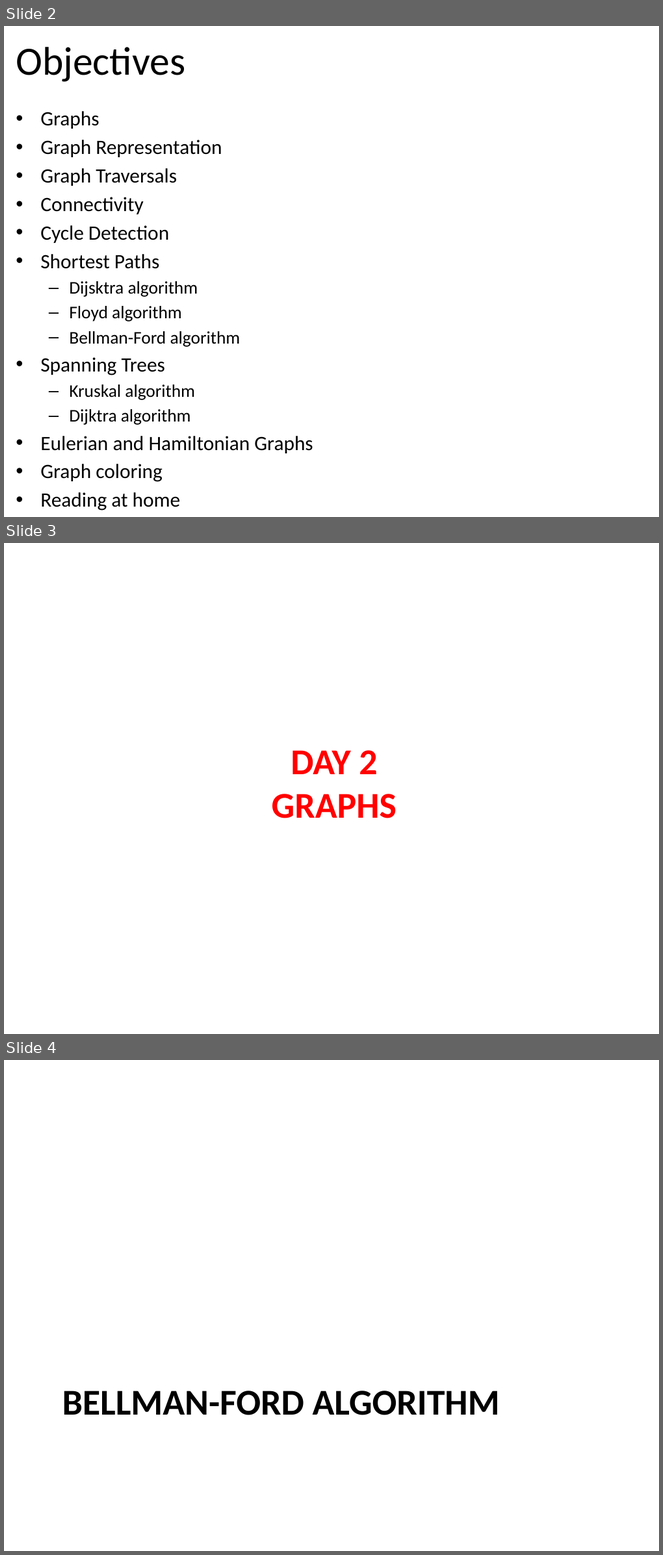
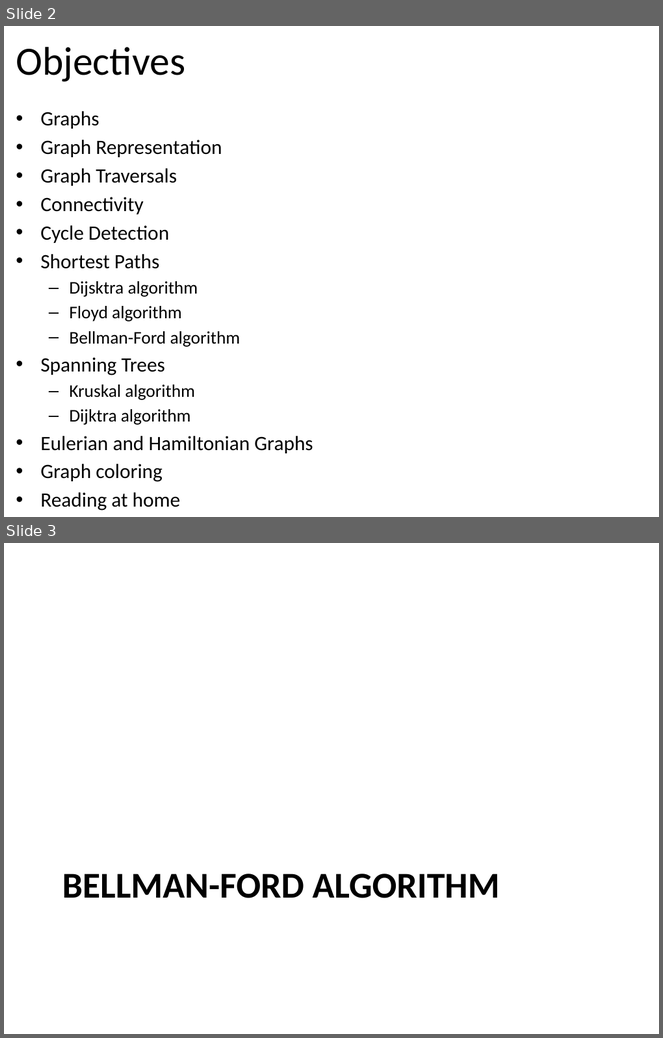
Before and after one commit to tutrunghieu/dsa-2017-java-tutorial, a slide deck: dsa2017-java-online/handouts/data-day07-graph/Lecture 12 - Chapter 08 - Graphs - Part 2.pptx. Shown one above the other, each under a label of ours: slides 2, 3 and 4 before the commit, slides 2 and 3 after it. The pictures are 663x1555 and 663x1038 pixels, drawn with LibreOffice and Linux fonts; fonts in the diff are those of the drawing; background and template pictures are left out. Boxes give left, top, right and bottom in pixels: in the first picture for what was removed or moved away, otherwise in the second. Text is boxed around its words. In the diff, an @@ line names an element or a change of style, - is before the commit and + after.

```diff
--- a/dsa2017-java-online/handouts/data-day07-graph/Lecture 12 - Chapter 08 - Graphs - Part 2.pptx
+++ b/dsa2017-java-online/handouts/data-day07-graph/Lecture 12 - Chapter 08 - Graphs - Part 2.pptx
@@ slide 3 removed at (4,543,659,1034), background picture (left out) @@
@@ title removed at (272,750,397,819) @@
-DAY 2
-GRAPHS
@@ what was slide 4 is now slide 3 @@
```
Also in this commit, not shown: 4 other files.
